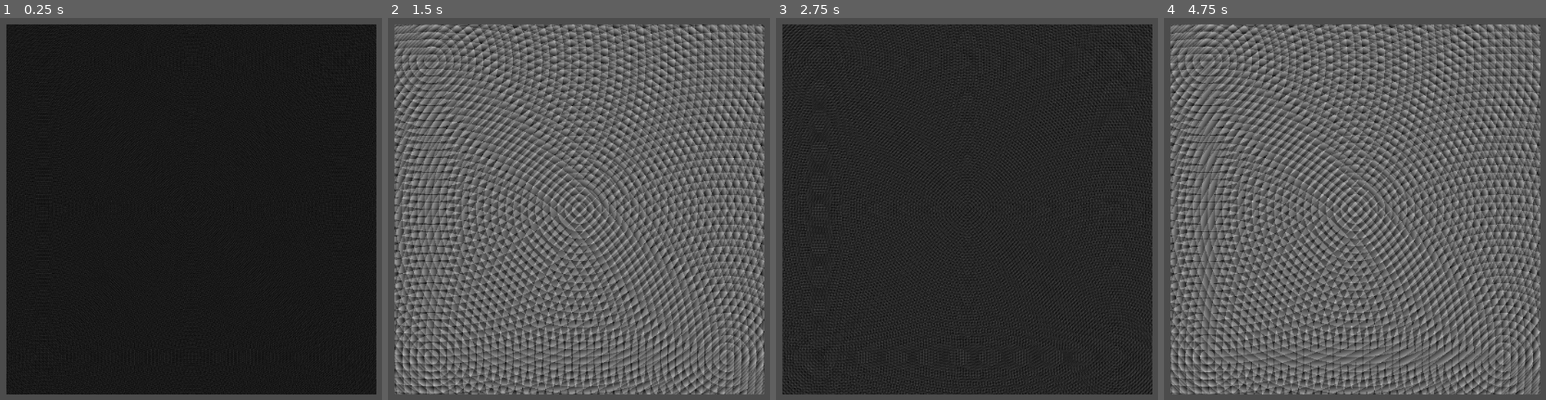
Above: before the commit, frames 1-4 (left to right).
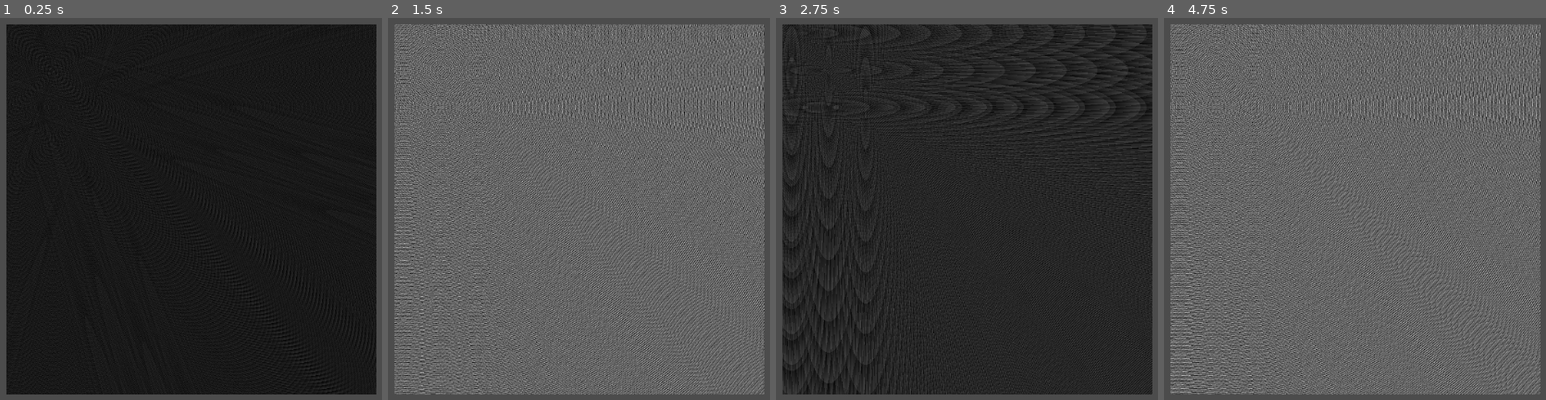
Above: after the commit, the same moments.

Repository: rafaelcarvsantos/shaders
Game: Godot game, scene res://Shader.tscn
The game is run twice, just before and just after one commit, with the same random seed, the same clock (stepped at 60 frames per second) and the same inputs. This scene is started directly instead of the project's main scene. The engine's default icon, where the game draws it, is replaced by a stand-in: a white triangle on a blue panel in a dark square.
Inputs:
- Up to frame 1 (0.25 s): no input
- Up to frame 2 (1.5 s): no input
- Up to frame 3 (2.75 s): no input
- Up to frame 4 (4.75 s): no input

The runs differ from the first frame. In frame 1, less than 0.1% of the frame differs, in the area x 2-99%, y 2-99%; in frame 2, 42%; in frame 3, 3.8%; in frame 4, 43%, in the area x 1-99%, y 1-99%.

Commit message:
Added noise shader

Diff:
--- a/DistanceField.shader
+++ b/DistanceField.shader
@@ -1,6 +1,6 @@
 shader_type canvas_item;
 
-vec3 criaDistanceField(vec2 center, float radius, vec2 uv){
+vec3 criaDistanceField(vec2 center, float radius, vec2 uv, float time){
 
 	vec3 col = vec3(mod(distance(uv,center),radius)*10.0);
 	return col;
@@ -9,10 +9,12 @@
 
 
 void fragment() {
-	vec3 col = criaDistanceField(vec2(0.5,0.5),0.02*abs(sin(TIME)),UV);
-	col = col + criaDistanceField(vec2(0.1,0.1),0.02*abs(sin(TIME)),UV);
-	col = col + criaDistanceField(vec2(0.9,0.9),0.02*abs(sin(TIME)),UV);
-	col = col + criaDistanceField(vec2(0.1,0.9),0.02*abs(sin(TIME)),UV);
+	vec2 st = UV *4.0;
+
+	vec3 col = criaDistanceField(vec2(0.5,0.5),0.02*abs(sin(TIME)),st,TIME);
+	col = col + criaDistanceField(vec2(0.1,0.1),0.02*abs(sin(TIME)),st,TIME);
+	col = col + criaDistanceField(vec2(0.9,0.9),0.02*abs(sin(TIME)),st,TIME);
+	col = col + criaDistanceField(vec2(0.1,0.9),0.02*abs(sin(TIME)),st,TIME);
 
 
 	COLOR = vec4(col,1.0);
--- a/Sprite.tscn
+++ b/Sprite.tscn
@@ -4,11 +4,76 @@
 [ext_resource path="res://Leg.gd" type="Script" id=2]
 [ext_resource path="res://Leg2.gd" type="Script" id=3]
 [ext_resource path="res://Torso.gd" type="Script" id=4]
-[ext_resource path="res://random.shader" type="Shader" id=5]
 [ext_resource path="res://icon.png" type="Texture" id=6]
 
-[sub_resource type="ShaderMaterial" id=1]
-shader = ExtResource( 5 )
+[sub_resource type="Shader" id=1]
+code = "shader_type canvas_item;
+
+
+vec3 criaQuadrado(vec2 center, float radius, vec2 uv){
+
+	float l = step(uv.x-radius,center.x);
+	float r=  step(center.x,uv.x+radius);
+	float t = step(uv.y-radius,center.y);
+	float b=  step(center.y,uv.y+radius);
+
+	vec3 col = vec3(l*r*t*b);
+	return col;
+
+}
+
+float random (vec2 st) {
+    return fract(sin(dot(st,
+                         vec2(12.9898,78.233)))*
+        43758.5453123);
+}
+
+
+vec2 rotate2D (vec2 st, float angle, vec2 center) {
+    st.x -= center.x;
+	st.y -= center.y;
+    st =  mat2(vec2(cos(angle),-sin(angle)),
+                vec2(sin(angle),cos(angle))) * st;
+    st.x += center.x;
+	st.y += center.y;
+    return st;
+}
+
+vec2 scale (vec2 st, float size, vec2 center){
+	st.x -= center.x;
+	st.y -= center.y;
+    st = st/size;
+    st.x += center.x;
+	st.y += center.y;
+    return st;
+
+}
+
+float noise (float x){
+	float i = floor(x);
+	float f = fract(x);
+	return clamp(mix(random (vec2(i,i)),random(vec2(i,i)+vec2(1.0)),smoothstep(0.0,1.0,f)),0.0,1.0);
+}
+
+
+
+void fragment() {
+	vec2 st = rotate2D(UV,3.15*noise(TIME),vec2(0.5,0.5));
+	vec2 st1 = rotate2D(st,3.14*noise(TIME),vec2(0.5,0.5));
+
+	vec3 col = criaQuadrado(vec2(0.5,0.5),0.1,st1);
+
+	vec2 st2 = rotate2D(st,noise(TIME/0.2),vec2(0.3,0.3));
+	st2 = scale(st2,noise(TIME)*1.5,vec2(0.3,0.3));
+	col = col + criaQuadrado(vec2(0.3,0.3),0.1,st2);
+
+	//col = col * vec3(noise(st.y*TIME*5.0));
+	COLOR = vec4(col,1.0);
+
+}"
+
+[sub_resource type="ShaderMaterial" id=2]
+shader = SubResource( 1 )
 
 [node name="Node2D" type="Node2D"]
 position = Vector2( 188.622, 190.337 )
@@ -56,7 +121,7 @@
 [node name="Node2D" type="Node2D" parent="."]
 
 [node name="Sprite" type="Sprite" parent="Node2D"]
-material = SubResource( 1 )
-position = Vector2( 1554.31, 835.443 )
+material = SubResource( 2 )
+position = Vector2( 1645.38, 1008.09 )
 scale = Vector2( 23.1176, 17.2727 )
 texture = ExtResource( 6 )
--- /dev/null
+++ b/noise.shader
@@ -0,0 +1,64 @@
+shader_type canvas_item;
+
+
+vec3 criaQuadrado(vec2 center, float radius, vec2 uv){
+
+	float l = step(uv.x-radius,center.x);
+	float r=  step(center.x,uv.x+radius);
+	float t = step(uv.y-radius,center.y);
+	float b=  step(center.y,uv.y+radius);
+
+	vec3 col = vec3(l*r*t*b);
+	return col;
+
+}
+
+float random (vec2 st) {
+    return fract(sin(dot(st,
+                         vec2(12.9898,78.233)))*
+        43758.5453123);
+}
+
+
+vec2 rotate2D (vec2 st, float angle, vec2 center) {
+    st.x -= center.x;
+	st.y -= center.y;
+    st =  mat2(vec2(cos(angle),-sin(angle)),
+                vec2(sin(angle),cos(angle))) * st;
+    st.x += center.x;
+	st.y += center.y;
+    return st;
+}
+
+vec2 scale (vec2 st, float size, vec2 center){
+	st.x -= center.x;
+	st.y -= center.y;
+    st = st/size;
+    st.x += center.x;
+	st.y += center.y;
+    return st;
+
+}
+
+float noise (float x){
+	float i = floor(x);
+	float f = fract(x);
+	return clamp(mix(random (vec2(i,i)),random(vec2(i,i)+vec2(1.0)),smoothstep(0.0,1.0,f)),0.0,1.0);
+}
+
+
+
+void fragment() {
+	vec2 st = rotate2D(UV,3.15*noise(TIME),vec2(0.5,0.5));
+	vec2 st1 = rotate2D(st,3.14*noise(TIME),vec2(0.5,0.5));
+
+	vec3 col = criaQuadrado(vec2(0.5,0.5),0.1,st1);
+
+	vec2 st2 = rotate2D(st,noise(TIME/0.2),vec2(0.3,0.3));
+	st2 = scale(st2,noise(TIME)*1.5,vec2(0.3,0.3));
+	col = col + criaQuadrado(vec2(0.3,0.3),0.1,st2);
+
+	//col = col * vec3(noise(st.y*TIME*5.0));
+	COLOR = vec4(col,1.0);
+
+}
--- a/pattern.shader
+++ b/pattern.shader
@@ -21,8 +21,8 @@
 	vec3 cor = vec3(0.0);
 	vec2 st = UV *32.0;
 
-	st.x += step(1.0, mod(st.y,2.0)) * .5;
-	//st =rotate2D(st, 0.5*3.14*step(1.0,mod(st.y,2.0)));
+	st.x += step(1.0, mod(st.y,2.0)) * .5*TIME;
+	st =rotate2D(st, 0.5*3.14*step(1.0,mod(st.y,2.0)));
 
 	if (step(1.0,mod(st.y,2.0)) == 1.0){
 		st.y=-st.y;
@@ -33,7 +33,7 @@
 
 
 	st=fract(st);
-	//st=rotate2D(st,TIME);
+	st=rotate2D(st,TIME);
 
 	vec3 col = criaTriangulo(st);
 
